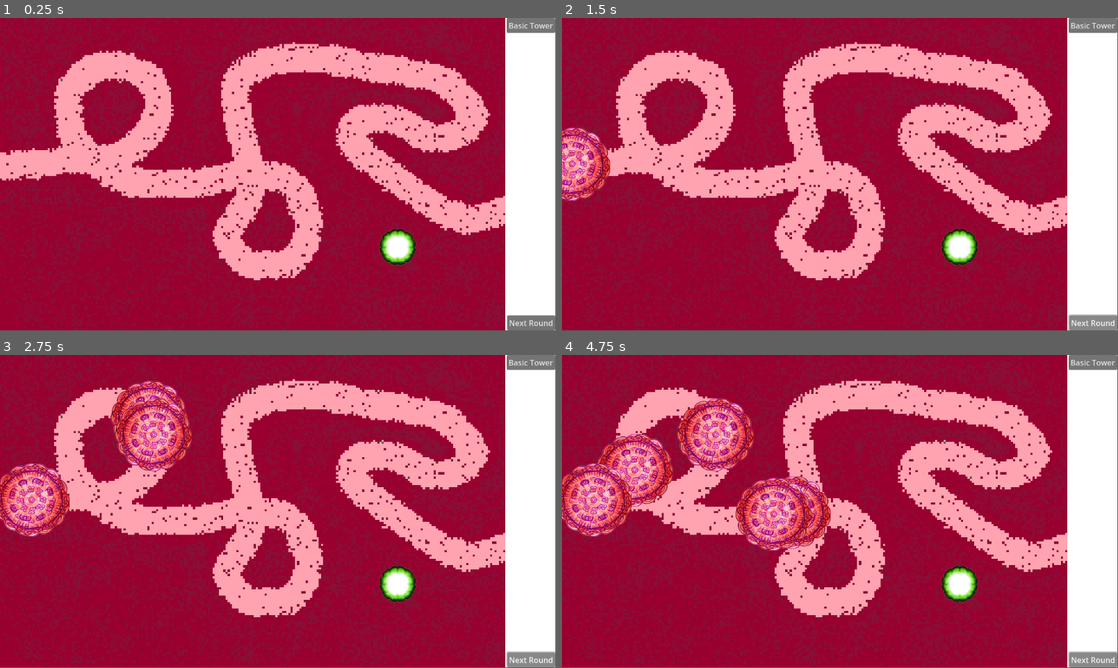
Above: before the commit, frames 1-4 (two rows, left to right).
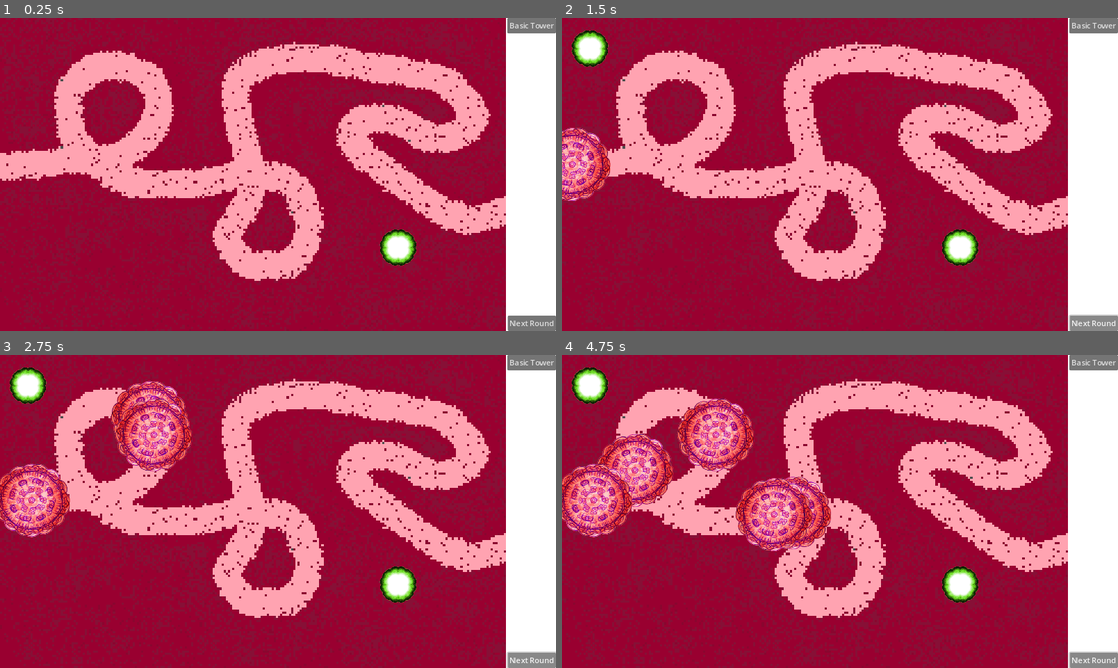
Above: after the commit, the same moments.

Repository: Kryzi/TowerDefense
Game: Godot game, scene res://Scenes/world.tscn
The game is run twice, just before and just after one commit, with the same random seed, the same clock (stepped at 60 frames per second) and the same inputs.
Inputs:
- Up to frame 1 (0.25 s): no input
- Up to frame 2 (1.5 s): click "Basic Tower" at 0.5 s; click "Next Round" at 1.25 s
- Up to frame 3 (2.75 s): click "Next Round" at 2 s
- Up to frame 4 (4.75 s): tap Enter (ui_accept) at 2.75, 3.02, 3.77 s; hold Right (ui_right) 2.78-4.28 s; hold Left (ui_left) from 4.28 s (still down)
The window is 799x449 before the commit and 800x450 after it. Grey fills any space a smaller window leaves; there, only what the larger window draws over its background counts as a difference.

The runs differ from the first frame. In frame 1, 2.8% of the frame differs, in the area x 0-100%, y 0-100%; in frame 2, 4.1%; in frame 3, 5.5%; in frame 4, 7.5%.

Commit message:
ændring i main og hud

Diff:
--- a/Scenes/world.tscn
+++ b/Scenes/world.tscn
@@ -3,14 +3,8 @@
 [ext_resource type="Script" path="res://Scripts/Path2D.gd" id="1_4exjo"]
 [ext_resource type="PackedScene" uid="uid://djh8nk3dgcjpd" path="res://Scenes/basic_tower.tscn" id="2_b0sd5"]
 [ext_resource type="PackedScene" uid="uid://8snbvs27wihv" path="res://Scenes/HUD.tscn" id="3_ho7cv"]
-[ext_resource type="PackedScene" path="res://Scenes/game_manager.tscn" id="3_qrw8v"]
+[ext_resource type="PackedScene" uid="uid://5xo7rqdu30d" path="res://Scenes/game_manager.tscn" id="3_qrw8v"]
 [ext_resource type="Texture2D" uid="uid://cr1aqelrtduml" path="res://assets/Map 1.png" id="4_xfm3p"]
-
-[sub_resource type="Curve2D" id="Curve2D_8kyd7"]
-_data = {
-"points": PackedVector2Array(0, 0, 0, 0, 0, 304, 0, 0, 0, 0, 225, 291, 13.4695, 81.9397, -13.4695, -81.9397, 320, 160, 66.1679, -0.820213, -66.1679, 0.820213, 224, 92, 13.4695, -101.022, -13.4695, 101.022, 148, 193, 0, 0, 0, 0, 287, 345.637, 0, 0, 0, 0, 514, 324.575, -28.9782, -37.1505, 28.9782, 37.1505, 613, 346.69, 39.6875, -42.4577, -39.6875, 42.4577, 622, 489.91, 53.5466, 35.1603, -53.5466, -35.1603, 508, 510.971, -20.8061, 36.7927, 20.8061, -36.7927, 489, 427.778, -11.774, 44.5568, 11.774, -44.5568, 516, 367.752, -17.818, 41.2805, 17.818, -41.2805, 491, 118.171, -61.3854, 3.54214, 61.3854, -3.54214, 625, 68.6756, -45.4084, -23.9095, 45.4084, 23.9095, 918, 119.224, 5.04538, -41.6202, -5.04538, 41.6202, 974, 202.417, 42.8857, 6.19875, -42.8857, -6.19875, 890, 238.222, 56.3401, -4.42768, -56.3401, 4.42768, 780, 195.046, 4.20448, -32.7648, -4.20448, 32.7648, 732, 240.328, -58.0483, -8.44883, 58.0483, 8.44883, 953, 419.353, 0, 0, 0, 0, 1174, 390.92)
-}
-point_count = 21
 
 [sub_resource type="SpriteFrames" id="SpriteFrames_s3wt5"]
 animations = [{
@@ -23,7 +17,19 @@
 "speed": 5.0
 }]
 
+[sub_resource type="Curve2D" id="Curve2D_8kyd7"]
+_data = {
+"points": PackedVector2Array(0, 0, 0, 0, 0, 304, 0, 0, 0, 0, 225, 291, 13.4695, 81.9397, -13.4695, -81.9397, 320, 160, 66.1679, -0.820213, -66.1679, 0.820213, 224, 92, 13.4695, -101.022, -13.4695, 101.022, 148, 193, 0, 0, 0, 0, 287, 345.637, 0, 0, 0, 0, 514, 324.575, -28.9782, -37.1505, 28.9782, 37.1505, 613, 346.69, 39.6875, -42.4577, -39.6875, 42.4577, 622, 489.91, 53.5466, 35.1603, -53.5466, -35.1603, 508, 510.971, -20.8061, 36.7927, 20.8061, -36.7927, 489, 427.778, -11.774, 44.5568, 11.774, -44.5568, 516, 367.752, -17.818, 41.2805, 17.818, -41.2805, 491, 118.171, -61.3854, 3.54214, 61.3854, -3.54214, 625, 68.6756, -45.4084, -23.9095, 45.4084, 23.9095, 918, 119.224, 5.04538, -41.6202, -5.04538, 41.6202, 974, 202.417, 42.8857, 6.19875, -42.8857, -6.19875, 890, 238.222, 56.3401, -4.42768, -56.3401, 4.42768, 780, 195.046, 4.20448, -32.7648, -4.20448, 32.7648, 732, 240.328, -58.0483, -8.44883, 58.0483, 8.44883, 953, 419.353, 0, 0, 0, 0, 1174, 390.92)
+}
+point_count = 21
+
 [node name="World" type="Node2D"]
+
+[node name="Map (background)" type="AnimatedSprite2D" parent="."]
+z_index = -10
+position = Vector2(576, 324)
+scale = Vector2(4.5, 4.5)
+sprite_frames = SubResource("SpriteFrames_s3wt5")
 
 [node name="Path2D" type="Path2D" parent="."]
 position = Vector2(0, 16.7863)
@@ -38,10 +44,5 @@
 
 [node name="GameManager" parent="." instance=ExtResource("3_qrw8v")]
 
-[node name="Map (background)" type="AnimatedSprite2D" parent="."]
-z_index = -10
-position = Vector2(576, 324)
-scale = Vector2(4.5, 4.5)
-sprite_frames = SubResource("SpriteFrames_s3wt5")
-
+[connection signal="buy_basic_tower" from="HUD" to="GameManager" method="_on_hud_buy_basic_tower"]
 [connection signal="next_round" from="HUD" to="Path2D" method="_on_hud_next_round"]
--- a/Scripts/GameManager.gd
+++ b/Scripts/GameManager.gd
@@ -1,11 +1,19 @@
 extends Node2D
+
+const BASICTOWER = preload("res://Scenes/basic_tower.tscn")
+@onready var world = get_parent()
 
 var Health = 100
 var Currency = 50
 
 
-
+func _process(delta):
+	pass
 
 func damage(amount):
 	Health -= amount
 	print(Health)
+
+func _on_hud_buy_basic_tower():
+	var basicTower = BASICTOWER.instantiate()
+	world.call_deferred("add_child", basicTower)
--- a/Scripts/hud.gd
+++ b/Scripts/hud.gd
@@ -1,6 +1,7 @@
 extends CanvasLayer
 
 signal next_round
+signal buy_basic_tower
 
 # Called when the node enters the scene tree for the first time.
 func _ready():
@@ -13,7 +14,7 @@
 
 
 func _on_basic_tower_buy_button_pressed():
-	pass
+	buy_basic_tower.emit()
 
 
 func _on_næste_runde_knap_pressed():
--- a/project.godot
+++ b/project.godot
@@ -15,10 +15,21 @@
 config/features=PackedStringArray("4.2", "Forward Plus")
 config/icon="res://icon.svg"
 
+[display]
+
+window/stretch/mode="canvas_items"
+
 [global_group]
 
 enemy="ting der er skal skydes"
 
+[input]
+
+left_mouse_click={
+"deadzone": 0.5,
+"events": []
+}
+
 [rendering]
 
 textures/canvas_textures/default_texture_filter=0
Not shown: 1 places in Scenes/game_manager.tscn that only renumber resources
